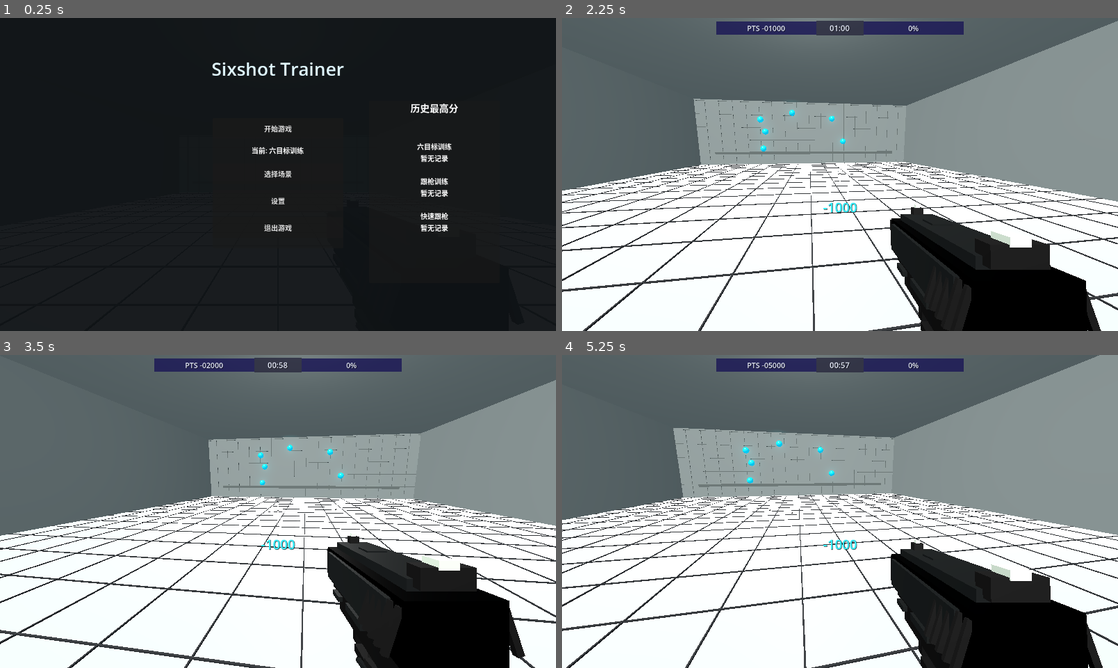
Above: before the commit, frames 1-4 (two rows, left to right).
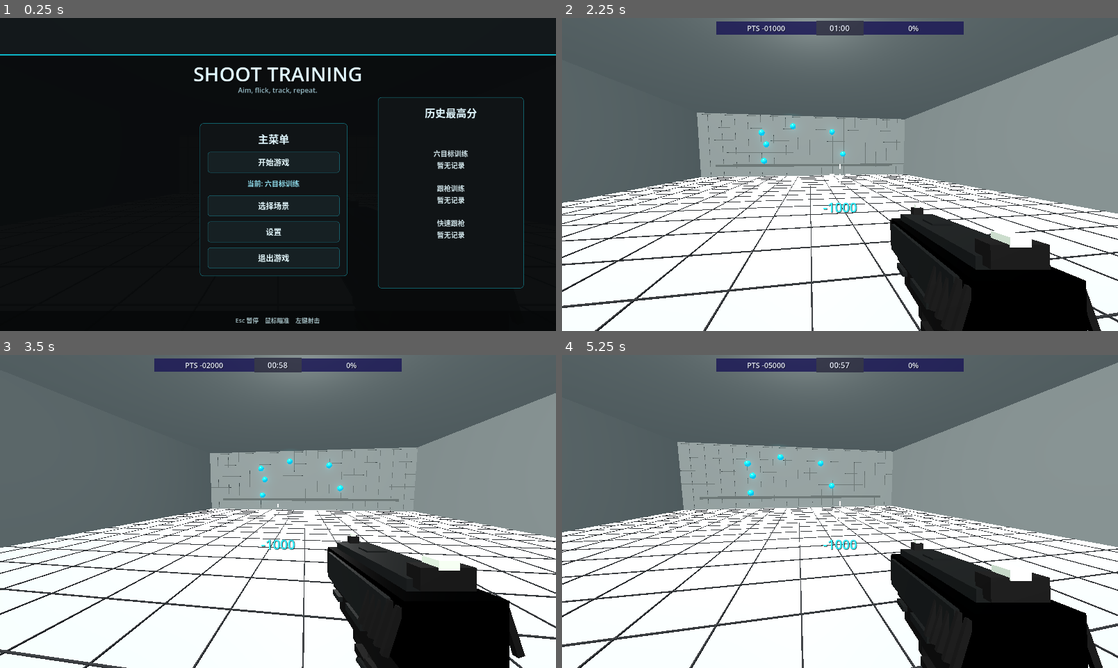
Above: after the commit, the same moments.

Repository: hai0308/Shoot-Training
Game: Godot game, scene res://scenes/main.tscn
Two runs of this game, one before a commit and one after it. Both use one fixed random seed, a clock stepped at 60 frames per second and the inputs below.
Inputs (mouse positions are in pixels of both pictures, inside the frame that each line leads up to):
- Up to frame 1 (0.25 s): no input
- Up to frame 2 (2.25 s): click "选择场景" at 0.5 s; click "六目标训练" at 1.25 s; tap Enter at 2 s; move the mouse to (867, 174) at 2.02 s; click (867, 174) at 2.17 s
- Up to frame 3 (3.5 s): move the mouse to (250, 511) at 2.77 s; click (250, 511) at 2.92 s
- Up to frame 4 (5.25 s): move the mouse to (851, 505) at 3.52 s; click (851, 505) at 3.67 s; move the mouse to (834, 517) at 4.27 s; click (834, 517) at 4.42 s; move the mouse to (878, 514) at 5.02 s; click (878, 514) at 5.17 s

The runs differ from the first frame. In frame 1, 4.9% of the frame differs, in the area x 0-100%, y 11-98%; in frame 2, 14%; in frame 3, 14%; in frame 4, 15%, in the area x 0-100%, y 0-100%.

Commit message:
美化菜单UI界面

Diff:
--- a/scripts/game_menu.gd
+++ b/scripts/game_menu.gd
@@ -312,81 +312,118 @@
 	add_child(root)
 
 	var background := ColorRect.new()
-	background.color = Color(0.06, 0.075, 0.085, 0.96)
+	background.color = Color(0.035, 0.043, 0.048, 0.98)
 	background.set_anchors_preset(Control.PRESET_FULL_RECT)
 	root.add_child(background)
 
+	var top_band := ColorRect.new()
+	top_band.color = Color(0.08, 0.105, 0.115, 0.85)
+	top_band.set_anchors_preset(Control.PRESET_TOP_WIDE)
+	top_band.offset_bottom = 86
+	root.add_child(top_band)
+
+	var bottom_band := ColorRect.new()
+	bottom_band.color = Color(0.02, 0.025, 0.028, 0.72)
+	bottom_band.set_anchors_preset(Control.PRESET_BOTTOM_WIDE)
+	bottom_band.offset_top = -46
+	bottom_band.offset_bottom = 0
+	root.add_child(bottom_band)
+
+	var accent_line := ColorRect.new()
+	accent_line.color = Color(0.05, 0.82, 0.9, 0.85)
+	accent_line.set_anchors_preset(Control.PRESET_TOP_WIDE)
+	accent_line.offset_top = 84
+	accent_line.offset_bottom = 86
+	root.add_child(accent_line)
+
 	var title := Label.new()
-	title.text = "Sixshot Trainer"
+	title.text = "SHOOT TRAINING"
 	title.set_anchors_preset(Control.PRESET_CENTER_TOP)
-	title.position = Vector2(-210, 88)
-	title.size = Vector2(420, 58)
+	title.position = Vector2(-260, 96)
+	title.size = Vector2(520, 58)
 	title.horizontal_alignment = HORIZONTAL_ALIGNMENT_CENTER
 	title.vertical_alignment = VERTICAL_ALIGNMENT_CENTER
-	title.add_theme_font_size_override("font_size", 42)
+	title.add_theme_font_size_override("font_size", 46)
 	title.add_theme_color_override("font_color", Color(0.88, 0.97, 1.0))
+	title.add_theme_color_override("font_shadow_color", Color(0.0, 0.0, 0.0, 0.72))
+	title.add_theme_constant_override("shadow_offset_x", 2)
+	title.add_theme_constant_override("shadow_offset_y", 2)
 	root.add_child(title)
 
-	main_panel = _panel(Vector2(-150, -130), Vector2(300, 300))
+	var subtitle := Label.new()
+	subtitle.text = "Aim, flick, track, repeat."
+	subtitle.set_anchors_preset(Control.PRESET_CENTER_TOP)
+	subtitle.position = Vector2(-220, 152)
+	subtitle.size = Vector2(440, 28)
+	subtitle.horizontal_alignment = HORIZONTAL_ALIGNMENT_CENTER
+	subtitle.vertical_alignment = VERTICAL_ALIGNMENT_CENTER
+	subtitle.add_theme_font_size_override("font_size", 16)
+	subtitle.add_theme_color_override("font_color", Color(0.58, 0.72, 0.76))
+	root.add_child(subtitle)
+
+	var footer := Label.new()
+	footer.text = "Esc 暂停    鼠标瞄准    左键射击"
+	footer.set_anchors_preset(Control.PRESET_BOTTOM_WIDE)
+	footer.offset_top = -42
+	footer.offset_bottom = -8
+	footer.horizontal_alignment = HORIZONTAL_ALIGNMENT_CENTER
+	footer.vertical_alignment = VERTICAL_ALIGNMENT_CENTER
+	footer.add_theme_font_size_override("font_size", 14)
+	footer.add_theme_color_override("font_color", Color(0.62, 0.72, 0.74))
+	root.add_child(footer)
+
+	main_panel = _panel(Vector2(-180, -118), Vector2(340, 320))
 	root.add_child(main_panel)
 	var main_box := _vbox(main_panel)
+	main_box.add_child(_section_title("主菜单"))
 	main_box.add_child(_button("开始游戏", _start_game))
 	selected_scene_label = Label.new()
 	selected_scene_label.horizontal_alignment = HORIZONTAL_ALIGNMENT_CENTER
 	selected_scene_label.add_theme_font_size_override("font_size", 16)
-	selected_scene_label.custom_minimum_size = Vector2(260, 28)
+	selected_scene_label.add_theme_color_override("font_color", Color(0.56, 0.86, 0.92))
+	selected_scene_label.custom_minimum_size = Vector2(300, 28)
 	main_box.add_child(selected_scene_label)
 	main_box.add_child(_button("选择场景", _show_scenes_from_main))
 	main_box.add_child(_button("设置", _show_settings_from_main))
 	main_box.add_child(_button("退出游戏", _quit_game))
 	_update_selected_scene_label()
 
-	high_scores_panel = _panel(Vector2(210, -170), Vector2(300, 420))
+	high_scores_panel = _panel(Vector2(230, -178), Vector2(330, 440))
 	root.add_child(high_scores_panel)
 	var scores_box := _vbox(high_scores_panel)
-	var scores_title := Label.new()
-	scores_title.text = "历史最高分"
-	scores_title.horizontal_alignment = HORIZONTAL_ALIGNMENT_CENTER
-	scores_title.add_theme_font_size_override("font_size", 22)
-	scores_box.add_child(scores_title)
+	scores_box.add_child(_section_title("历史最高分"))
 	high_scores_label = Label.new()
-	high_scores_label.custom_minimum_size = Vector2(260, 330)
+	high_scores_label.custom_minimum_size = Vector2(290, 340)
 	high_scores_label.horizontal_alignment = HORIZONTAL_ALIGNMENT_CENTER
 	high_scores_label.vertical_alignment = VERTICAL_ALIGNMENT_CENTER
 	high_scores_label.add_theme_font_size_override("font_size", 16)
+	high_scores_label.add_theme_color_override("font_color", Color(0.82, 0.9, 0.92))
 	scores_box.add_child(high_scores_label)
 	_update_high_scores_label()
 
-	pause_panel = _panel(Vector2(-150, -120), Vector2(300, 280))
+	pause_panel = _panel(Vector2(-170, -120), Vector2(340, 300))
 	root.add_child(pause_panel)
 	var pause_box := _vbox(pause_panel)
+	pause_box.add_child(_section_title("暂停"))
 	pause_box.add_child(_button("继续游戏", resume_game))
 	pause_box.add_child(_button("选择场景", _show_scenes_from_pause))
 	pause_box.add_child(_button("设置", _show_settings_from_pause))
 	pause_box.add_child(_button("返回主菜单", _return_to_main_menu))
 
-	scenes_panel = _panel(Vector2(-210, -150), Vector2(420, 330))
+	scenes_panel = _panel(Vector2(-230, -170), Vector2(460, 380))
 	root.add_child(scenes_panel)
 	var scenes_box := _vbox(scenes_panel)
-	var scenes_title := Label.new()
-	scenes_title.text = "选择场景"
-	scenes_title.horizontal_alignment = HORIZONTAL_ALIGNMENT_CENTER
-	scenes_title.add_theme_font_size_override("font_size", 26)
-	scenes_box.add_child(scenes_title)
+	scenes_box.add_child(_section_title("选择场景"))
+	scenes_box.add_child(_note_label("选择后会直接开始对应训练"))
 	scenes_box.add_child(_button("六目标训练", func() -> void: _select_mode("sixshot")))
 	scenes_box.add_child(_button("跟枪训练", func() -> void: _select_mode("tracking")))
 	scenes_box.add_child(_button("快速跟枪", func() -> void: _select_mode("tracking_fast")))
 	scenes_box.add_child(_button("返回", _back_from_scenes))
 
-	settings_panel = _panel(Vector2(-230, -205), Vector2(460, 440))
+	settings_panel = _panel(Vector2(-250, -220), Vector2(500, 470))
 	root.add_child(settings_panel)
 	var settings_box := _vbox(settings_panel)
-
-	var settings_title := Label.new()
-	settings_title.text = "设置"
-	settings_title.horizontal_alignment = HORIZONTAL_ALIGNMENT_CENTER
-	settings_title.add_theme_font_size_override("font_size", 26)
-	settings_box.add_child(settings_title)
+	settings_box.add_child(_section_title("设置"))
 
 	settings_box.add_child(_slider_row("灵敏度", 0.1, 10.0, 0.1, sensitivity, _on_sensitivity_changed, true))
 	settings_box.add_child(_slider_row("音量", 0.0, 100.0, 1.0, volume * 100.0, _on_volume_changed, false))
@@ -399,20 +436,81 @@
 	panel.set_anchors_preset(Control.PRESET_CENTER)
 	panel.position = pos
 	panel.size = size
+	var style := StyleBoxFlat.new()
+	style.bg_color = Color(0.065, 0.08, 0.088, 0.93)
+	style.border_color = Color(0.10, 0.75, 0.82, 0.52)
+	style.border_width_left = 1
+	style.border_width_top = 1
+	style.border_width_right = 1
+	style.border_width_bottom = 1
+	style.corner_radius_top_left = 8
+	style.corner_radius_top_right = 8
+	style.corner_radius_bottom_left = 8
+	style.corner_radius_bottom_right = 8
+	style.content_margin_left = 18
+	style.content_margin_top = 18
+	style.content_margin_right = 18
+	style.content_margin_bottom = 18
+	panel.add_theme_stylebox_override("panel", style)
 	return panel
 
 func _vbox(parent: Control) -> VBoxContainer:
 	var box := VBoxContainer.new()
-	box.add_theme_constant_override("separation", 14)
+	box.add_theme_constant_override("separation", 12)
 	parent.add_child(box)
 	return box
 
 func _button(text: String, callback: Callable) -> Button:
 	var button := Button.new()
 	button.text = text
-	button.custom_minimum_size = Vector2(260, 48)
+	button.custom_minimum_size = Vector2(300, 48)
+	button.add_theme_font_size_override("font_size", 18)
+	button.add_theme_color_override("font_color", Color(0.90, 0.98, 1.0))
+	button.add_theme_color_override("font_hover_color", Color(1.0, 1.0, 1.0))
+	button.add_theme_stylebox_override("normal", _button_style(Color(0.09, 0.13, 0.14, 0.95), Color(0.10, 0.45, 0.50, 0.85)))
+	button.add_theme_stylebox_override("hover", _button_style(Color(0.08, 0.24, 0.27, 0.98), Color(0.12, 0.88, 0.95, 0.95)))
+	button.add_theme_stylebox_override("pressed", _button_style(Color(0.04, 0.16, 0.18, 1.0), Color(0.7, 0.98, 1.0, 1.0)))
+	button.add_theme_stylebox_override("focus", StyleBoxEmpty.new())
 	button.pressed.connect(callback)
 	return button
+
+func _button_style(bg: Color, border: Color) -> StyleBoxFlat:
+	var style := StyleBoxFlat.new()
+	style.bg_color = bg
+	style.border_color = border
+	style.border_width_left = 1
+	style.border_width_top = 1
+	style.border_width_right = 1
+	style.border_width_bottom = 1
+	style.corner_radius_top_left = 6
+	style.corner_radius_top_right = 6
+	style.corner_radius_bottom_left = 6
+	style.corner_radius_bottom_right = 6
+	style.content_margin_left = 12
+	style.content_margin_top = 8
+	style.content_margin_right = 12
+	style.content_margin_bottom = 8
+	return style
+
+func _section_title(text: String) -> Label:
+	var label := Label.new()
+	label.text = text
+	label.custom_minimum_size = Vector2(300, 34)
+	label.horizontal_alignment = HORIZONTAL_ALIGNMENT_CENTER
+	label.vertical_alignment = VERTICAL_ALIGNMENT_CENTER
+	label.add_theme_font_size_override("font_size", 24)
+	label.add_theme_color_override("font_color", Color(0.88, 0.97, 1.0))
+	return label
+
+func _note_label(text: String) -> Label:
+	var label := Label.new()
+	label.text = text
+	label.custom_minimum_size = Vector2(300, 24)
+	label.horizontal_alignment = HORIZONTAL_ALIGNMENT_CENTER
+	label.vertical_alignment = VERTICAL_ALIGNMENT_CENTER
+	label.add_theme_font_size_override("font_size", 14)
+	label.add_theme_color_override("font_color", Color(0.58, 0.72, 0.76))
+	return label
 
 func _update_selected_scene_label() -> void:
 	if selected_scene_label == null:
Not shown, added: Shoot Training demo/Shoot Training.exe
Not shown, added: Shoot Training demo/Shoot Training.pck
